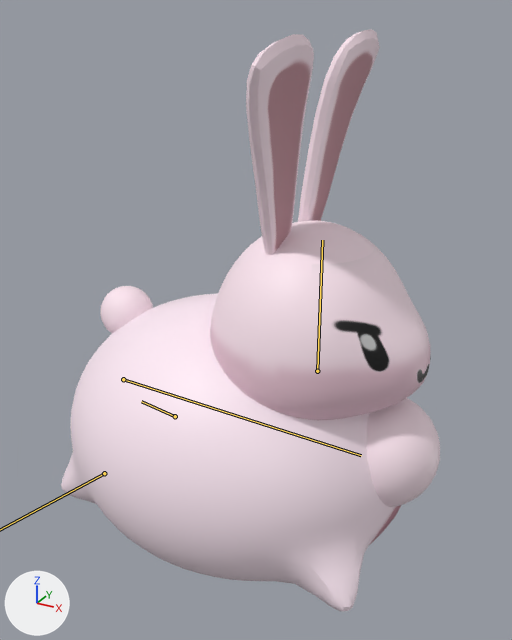
Before and after pictures for a commit that changed the FBX model Content/Rabbits/FatRabbit/FatRabbit.fbx.
One viewpoint serves both versions: a 50 mm camera at (1.104, -1.911, 1.795) aimed at (0.057, -0.006, 0.843). Lighting does not change. The marker at lower left points along +X, +Y and +Z. The bones that change are drawn over the model as lines.

The first picture shows 'FatRabbit'.
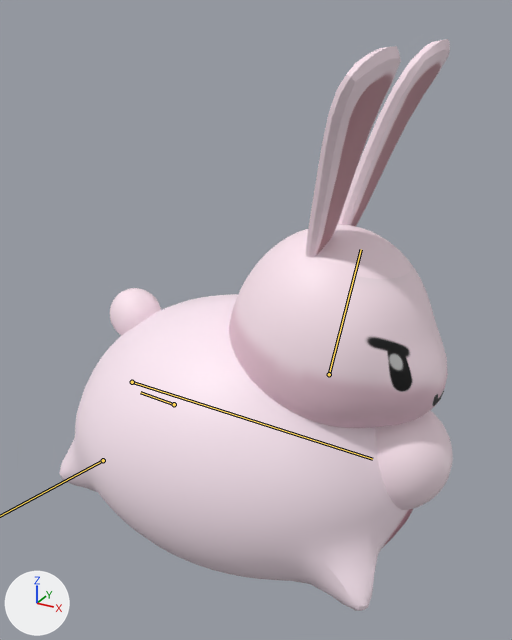
The newer file adds an action. The first version stands in its rest pose; the second is drawn at frame 4 of the action 'root|Eating'.

Location of each change, (x1, y1, x2, y2) in pixels of the pictures (512 x 640 px):
```json
{"object": "FatRabbit", "change": "posed", "before": [61, 29, 440, 611], "after": [59, 39, 453, 611]}
{"bone": "Body", "before": "(123, 379) to (361, 455)", "after": "(132, 382) to (372, 459)"}
{"bone": "Head", "before": "(317, 371) to (322, 240)", "after": "(329, 374) to (361, 249)"}
{"bone": "BackFeet.L", "before": "(175, 416) to (141, 401)", "after": "(174, 404) to (140, 392)"}
```

The change, as JSON lines over the scene's bpy script:
```json
{"block": "bone_body", "where": "bone_body = bpy.data.objects['root'].pose.bones['Body']"}
{"op": "set", "path": "bone_body.location", "old": "(0.0, 0.0, 0.0)", "new": "(0.0, 0.04, 0.0)"}
{"op": "set", "path": "bone_body.scale", "old": "(1.0, 1.0, 1.0)", "new": "(1.0, 1.0, 0.93)"}
{"block": "bone_head", "where": "bone_head = bpy.data.objects['root'].pose.bones['Head']  # child of 'Body'"}
{"op": "set", "path": "bone_head.rotation_quaternion", "old": "(1.0, 0.0, 0.0, 0.0)", "new": "(0.995, 0.056, 0.0, -0.077)", "note": "degrees (0, 0, 0) -> degrees (6, 0, -9)"}
{"block": "bone_backfeet_r", "where": "bone_backfeet_r = bpy.data.objects['root'].pose.bones['BackFeet.R']"}
{"op": "set", "path": "bone_backfeet_r.location", "old": "(0.0, 0.0, 0.0)", "new": "(-0.022, -0.025, 0.048)"}
{"block": "bone_backfeet_l", "where": "bone_backfeet_l = bpy.data.objects['root'].pose.bones['BackFeet.L']"}
{"op": "set", "path": "bone_backfeet_l.location", "old": "(0.0, 0.0, 0.0)", "new": "(0.047, -0.025, -0.024)"}
```
